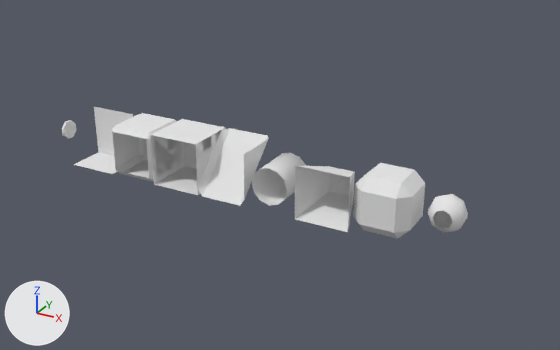
The Blender file Assets/Blender/blocks.blend, before and after one commit.
One viewpoint serves both versions: a 50 mm lens placed at (6.02, -11.06, 5.55), pointed at (-0.22, 0.29, -0.13). Every picture has the same lights, and +X, +Y and +Z are marked at lower left.

The first picture shows 'ball', 'barrel', 'blocker', 'bomb', 'coin', 'floor', 'ladder', 'wall', 'water'.
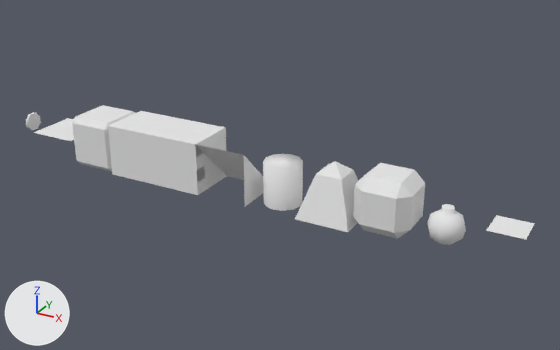
Where the newer file only moved an object's origin or applied its transform, the numbers keep the older frame.

Where the change shows, as pixel boxes (x1, y1, x2, y2) in the pictures (560 x 350 px):
'floor', moved, turned
    before: (150, 119, 226, 195)
    after: (108, 111, 181, 184)
'wall', moved, turned
    before: (112, 113, 181, 181)
    after: (72, 105, 135, 171)
'ladder', turned
    before: (195, 128, 268, 206)
    after: (195, 144, 263, 206)
'floor2', added
    after: (150, 119, 226, 195)
'blocker', turned
    before: (295, 166, 355, 232)
    after: (295, 161, 358, 232)
'barrel', reshaped (25% narrower, 9% taller)
    before: (252, 153, 306, 205)
    after: (263, 154, 303, 211)
'water', reshaped, moved, turned
    before: (74, 107, 133, 174)
    after: (34, 118, 74, 141)
'bomb', mesh turned
    before: (428, 194, 468, 233)
    after: (427, 204, 466, 245)
'plane', added
    after: (486, 215, 535, 240)
'coin', moved
    before: (62, 120, 77, 139)
    after: (26, 112, 41, 130)

Edits to the bpy script that builds the scene:
```text
Change me_water:
    where me_water.from_pydata(...)  # 6 vertices, 2 faces; spans x -0.5..0.5, y -0.5..0.25, z -0.5..0.5
    verts and faces of me_water; kept vertices keep their numbers, new ones are numbered from 6
    me_water part 1
    add delete_vertices([*range(0, 6)])  # with the faces that use them
    add verts[6] = (0.5, 0.0, -0.5)
    add verts[7] = (0.5, 0.0, 0.5)  # pixel (70, 141)
    add verts[8] = (-0.5, 0.0, 0.5)  # pixel (33, 132)
    add verts[9] = (-0.5, 0.0, -0.5)  # pixel (67, 118)
    add faces += [(6, 9, 8, 7)]
Change me_bomb:
    where me_bomb.from_pydata(...)  # 56 vertices, 49 faces; spans x -0.32..0.32, y -0.261..0.345, z -0.32..0.32
    me_bomb part 2: the whole mesh is turned 90 degrees about the x axis through its middle, then moved by (0.0, -0.042, -0.191)
Change me_barrel:
    used by ob_barrel; location = (0.0, 0.0, 0.0); scale = (0.7, 0.7, 0.85)
    remove me_barrel.from_pydata(...)  # 24 vertices, 13 faces; spans x -0.5..0.5, y -0.716..0.425, z -0.412..0.412
    add me_barrel.from_pydata(...)  # 24 vertices, 13 faces; spans x -0.5..0.5, y -0.5..0.5, z -0.59..0.35
    me_barrel part 3: 24 of 24 vertices moved; they spanned x -0.5..0.5, y -0.716..0.425, z -0.412..0.412 and now span x -0.5..0.5, y -0.5..0.5, z -0.59..0.35; mean shift (0.0, 0.146, -0.12); largest move (0.0, -0.716, -0.412) -> (0.0, 0.5, -0.59)
Add me_plane:
    me_plane.from_pydata([(0.3, 0.0, -0.3), (0.3, 0.0, 0.3), (-0.3, 0.0, 0.3), (-0.3, 0.0, -0.3)], [], [(0, 3, 2, 1)])
    me_plane.materials.append(mat_plane)  # white #e7e7e7
Add me_floor2:
    me_floor2.from_pydata([(0.5, -0.5, -0.5), (0.5, -0.5, 0.5), (-0.5, -0.5, 0.5), (-0.5, -0.5, -0.5), (0.5, 0.5, -0.5), (0.5, 0.5, 0.5), (-0.5, 0.5, 0.5), (-0.5, 0.5, -0.5)], [], [(4, 7, 6, 5), (0, 4, 5, 1), (1, 5, 6, 2), (2, 6, 7, 3), (4, 0, 3, 7)])
    me_floor2.materials.append(mat_floor2)  # white #e7e7e7
Change ob_floor:
    ob_floor.location: (-2.0, 0.0, 0.0) -> (-3.0, 0.0, 0.0)
    ob_floor.rotation_euler: (0.0, 0.0, 0.0) -> (1.571, 0.0, 0.0)  # degrees (0, 0, 0) -> degrees (90, 0, 0)
Change ob_wall:
    ob_wall.location: (-3.0, 0.0, 0.0) -> (-4.0, 0.0, 0.0)
    ob_wall.rotation_euler: (0.0, 0.0, 0.0) -> (1.571, 0.0, 0.0)  # degrees (0, 0, 0) -> degrees (90, 0, 0)
Change ob_blocker:
    ob_blocker.rotation_euler: (0.0, 0.0, 0.0) -> (1.571, 0.0, 0.0)  # degrees (0, 0, 0) -> degrees (90, 0, 0)
Change ob_ladder:
    ob_ladder.rotation_euler: (0.0, 0.0, 0.0) -> (1.571, 0.0, 0.0)  # degrees (0, 0, 0) -> degrees (90, 0, 0)
Change ob_water:
    ob_water.location: (-4.0, 0.0, 0.0) -> (-5.0, 0.0, 0.0)
    ob_water.rotation_euler: (0.0, 0.0, 0.0) -> (1.571, 0.0, 0.0)  # degrees (0, 0, 0) -> degrees (90, 0, 0)
Change ob_coin:
    ob_coin.location: (-5.0, 0.0, 0.0) -> (-6.0, 0.0, 0.0)
Add ob_plane:
    ob_plane = bpy.data.objects.new('plane', me_plane)
    ob_plane.location = (4.0, 0.0, 0.0)
    ob_plane.rotation_euler = (1.571, 0.0, 0.0)  # degrees (90, 0, 0)
Add ob_floor2:
    ob_floor2 = bpy.data.objects.new('floor2', me_floor2)
    ob_floor2.location = (-2.0, 0.0, 0.0)
    ob_floor2.rotation_euler = (1.571, 0.0, 0.0)  # degrees (90, 0, 0)
```
